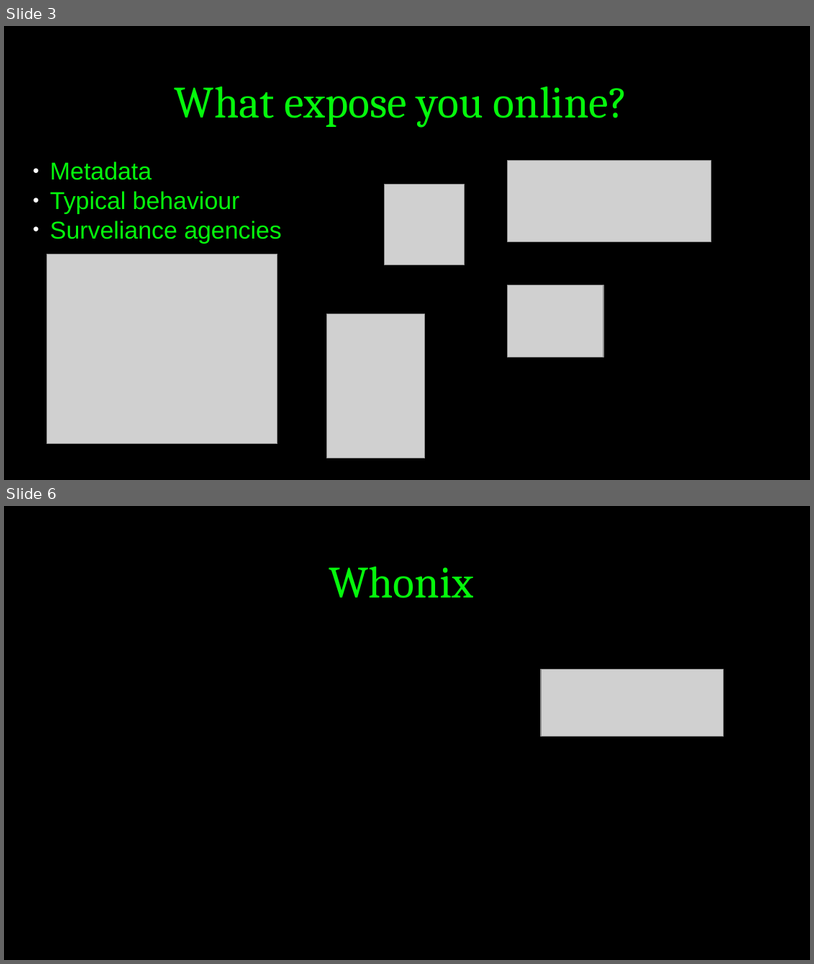
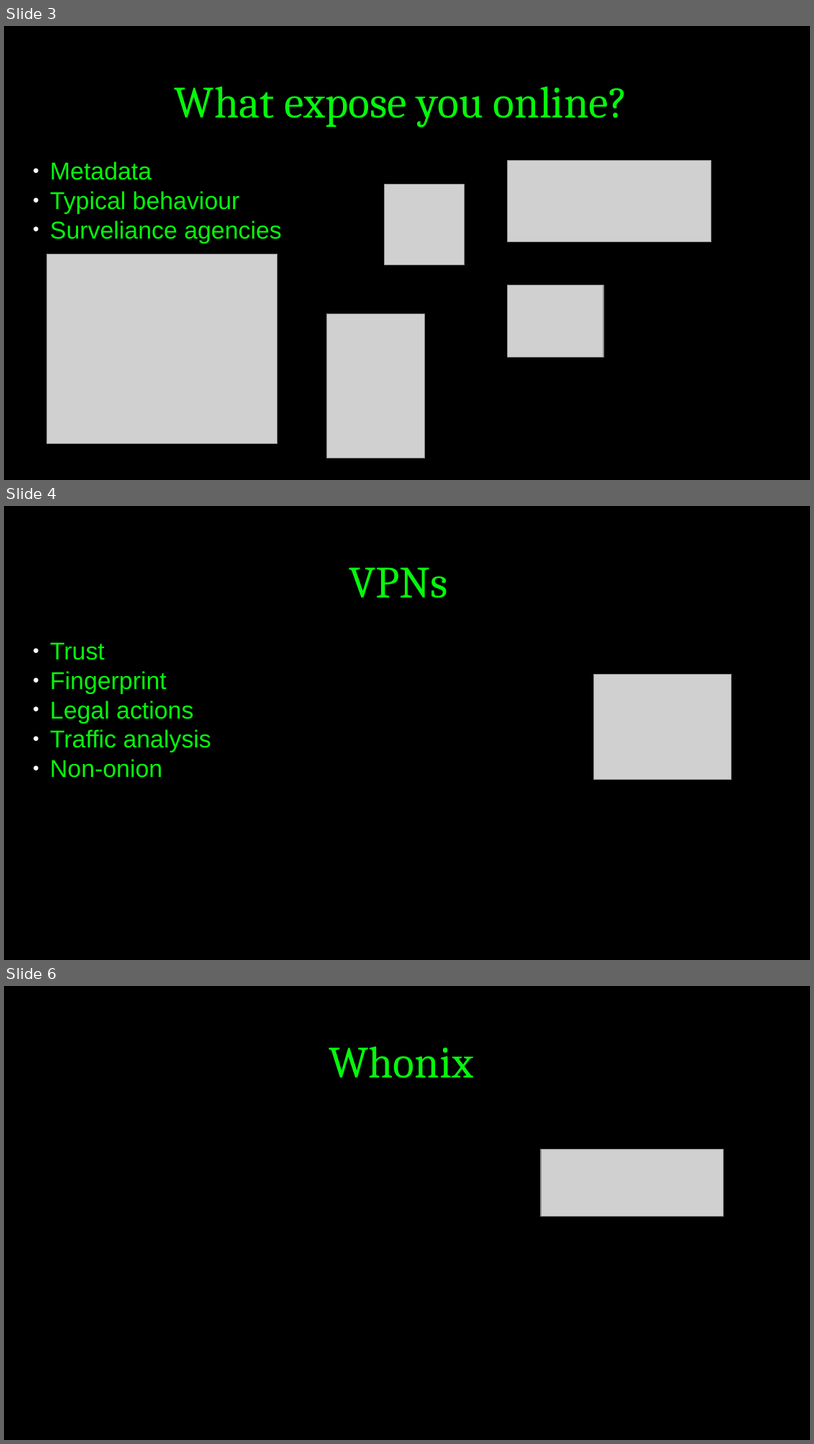
Before and after one commit to Mqtth3w/online-security-and-anonymity-unipr, a slide deck: Presentation.odp. Shown one above the other, each under a label of ours: slides 3 and 6 before the commit, slides 3, 4 and 6 after it; the slides between them are not shown. The pictures are 814x964 and 814x1444 pixels, drawn with LibreOffice and Linux fonts; fonts in the diff are those of the drawing; grey boxes stand for pictures. Boxes give left, top, right and bottom in pixels: in the first picture for what was removed or moved away, otherwise in the second. Text is boxed around its words. In the diff, an @@ line names an element or a change of style, - is before the commit and + after.

```diff
--- a/Presentation.odp
+++ b/Presentation.odp
@@ slide 4 added at (x1=4, y1=506, x2=810, y2=960), background #000000 @@
@@ title added at (x1=349, y1=567, x2=448, y2=598), 44 pt, text #05F80C @@
+VPNs
@@ subtitle added at (x1=50, y1=642, x2=211, y2=777), 24 pt, text #05F80C @@
+● Trust
+● Fingerprint
+● Legal actions
+● Traffic analysis
+● Non-onion
@@ picture added at (x1=594, y1=674, x2=731, y2=780) @@
```
Also in this commit, not shown: 1 slide changed, 1 other slide added, 2 slides removed.
